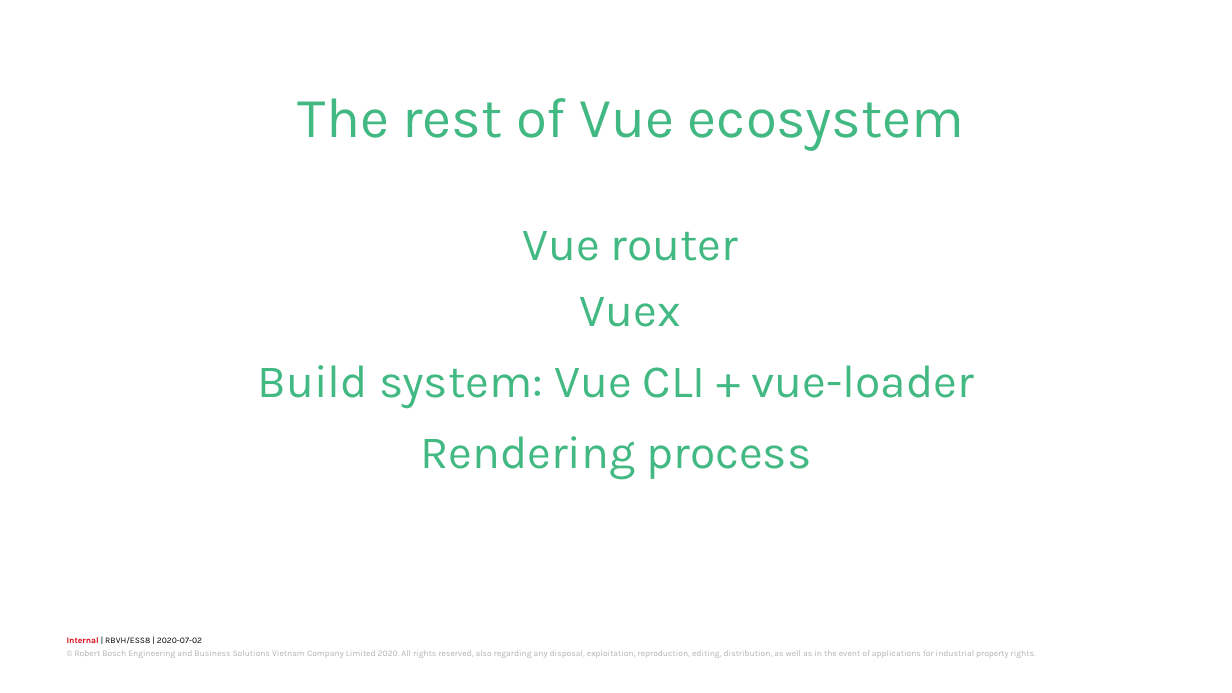
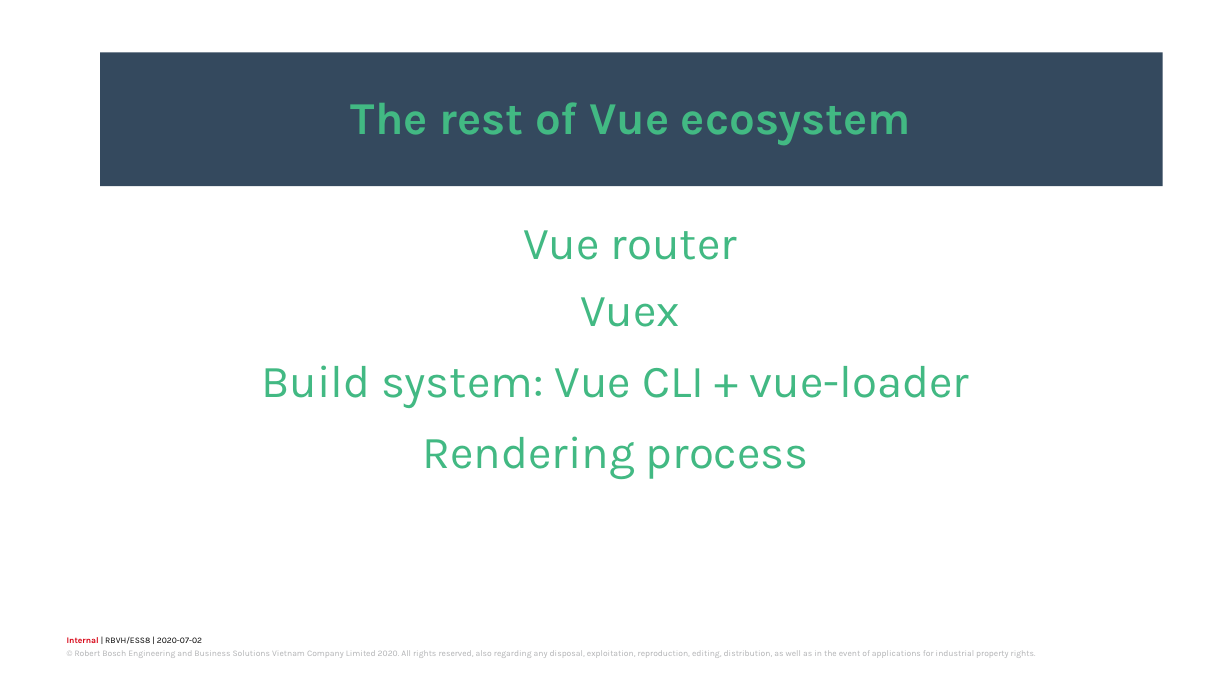
Before and after one commit to trancongduynguyen1997/sample-todo, a slide deck: slide 40 of Trần Công Duy Nguyên – EDA34.pptx. Drawn at 1232x693 pixels with LibreOffice and Linux fonts; fonts in the diff are those of the drawing; background and template pictures are left out. Boxes give left, top, right and bottom in pixels: in the first picture for what was removed or moved away, otherwise in the second. Text is boxed around its words. In the diff, an @@ line names an element or a change of style, - is before the commit and + after.

```diff
--- a/Trần Công Duy Nguyên – EDA34.pptx
+++ b/Trần Công Duy Nguyên – EDA34.pptx
@@ rectangle "The rest of Vue ecosystem" resized from (x1=298, y1=98, x2=964, y2=151) to (x1=100, y1=52, x2=1162, y2=186) @@
@@ rectangle "The rest of Vue ecosystem" at (x1=100, y1=52, x2=1162, y2=186): size 39.6 to 32 pt, bold on; fill none to #34495E @@
@@ size 32.4 to 32 pt in 4 elements at (x1=261, y1=365, x2=970, y2=408), (x1=422, y1=436, x2=809, y2=479), (x1=580, y1=297, x2=680, y2=327), (x1=523, y1=230, x2=737, y2=260) @@
```
Also in this commit, not shown: 9 other slides changed.
